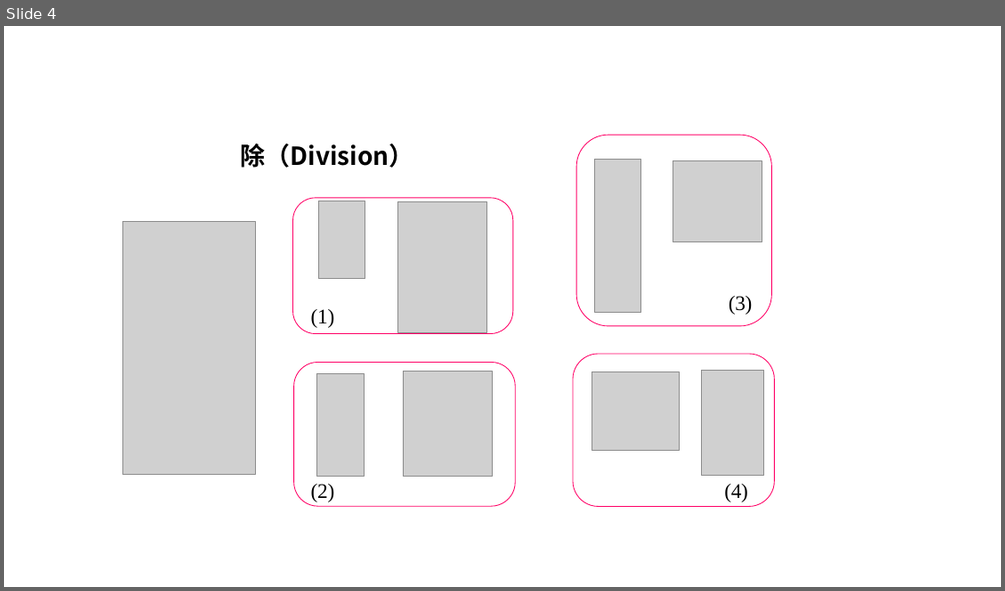
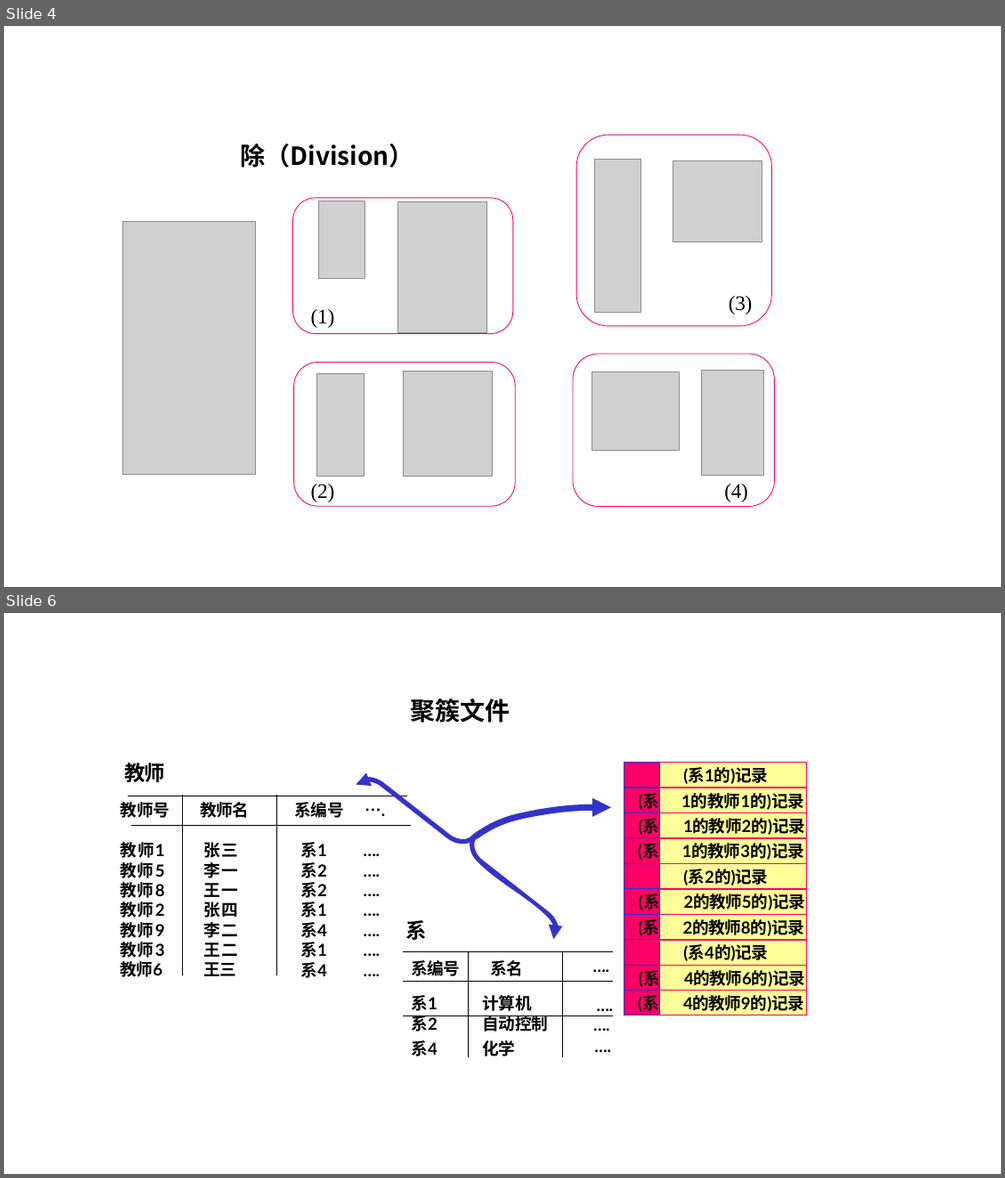
Before and after one commit to guofei9987/a, a slide deck: computer/database/database.pptx. Shown one above the other, each under a label of ours: slide 4 before the commit, slides 4 and 6 after it; the slides between them are not shown. The pictures are 1005x591 and 1005x1178 pixels, drawn with LibreOffice and Linux fonts; fonts in the diff are those of the drawing; grey boxes stand for pictures. Boxes give left, top, right and bottom in pixels: in the first picture for what was removed or moved away, otherwise in the second. Text is boxed around its words. In the diff, an @@ line names an element or a change of style, - is before the commit and + after.

```diff
--- a/computer/database/database.pptx
+++ b/computer/database/database.pptx
@@ slide 6 added at (4,613,1001,1174), background #FFFFFF @@
@@ text added at (411,698,510,722), 24 pt, text #000000, bold @@
+聚簇文件
@@ text added at (124,763,165,782), 20 pt, text #000000, bold @@
+教师
@@ table added at (624,763,807,1016), 10 rows, 2 columns @@
+ | (系1的)记录
+(系 | 1的教师1的)记录
+(系 | 1的教师2的)记录
+(系 | 1的教师3的)记录
+ | (系2的)记录
+(系 | 2的教师5的)记录
+(系 | 2的教师8的)记录
+ | (系4的)记录
+(系 | 4的教师6的)记录
+(系 | 4的教师9的)记录
@@ rectangle added at (182,795,277,825), outline #000000 0.75 pt, 16 pt, text #000000, bold @@
+教师名
@@ group added at (128,773,611,976): 5 freeform shapes @@
@@ text added at (121,802,170,818), 16 pt, text #000000, bold @@
+教师号
@@ text added at (294,802,344,818), 16 pt, text #000000, bold @@
+系编号 ….
@@ text added at (121,842,165,858), 16 pt, text #000000, bold @@
+教师1教师5教师8教师2教师9教师3教师6
@@ text added at (203,842,237,976), 16 pt, text #000000, bold @@
+张三李一王一张四李二王二王三
@@ text added at (300,842,326,978), 16 pt, text #000000, bold @@
+系1 ….
+系2 ….
+系2 ….
+系1 ….
+系4 ….
+系1 ….
+系4 ….
@@ text added at (406,920,427,940), 20 pt, text #000000, bold @@
+系
@@ table added at (404,952,615,1060), 4 rows, 3 columns @@
+系编号 | 系名 | ….
+系1 | 计算机 | ….
+系2 | 自动控制 | ….
+系4 | 化学 | ….
```
Also in this commit, not shown: 6 other slides added, 2 other files.
